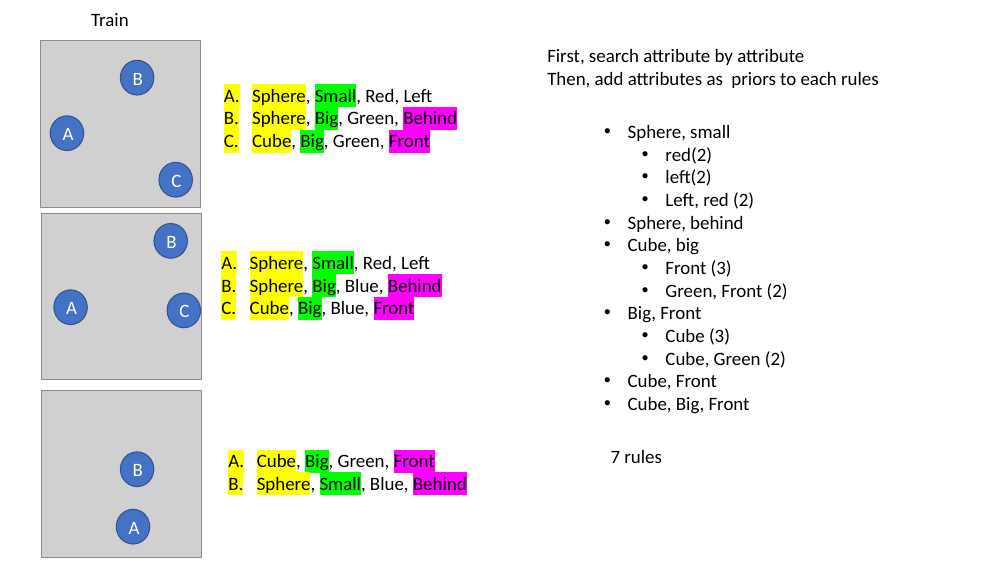
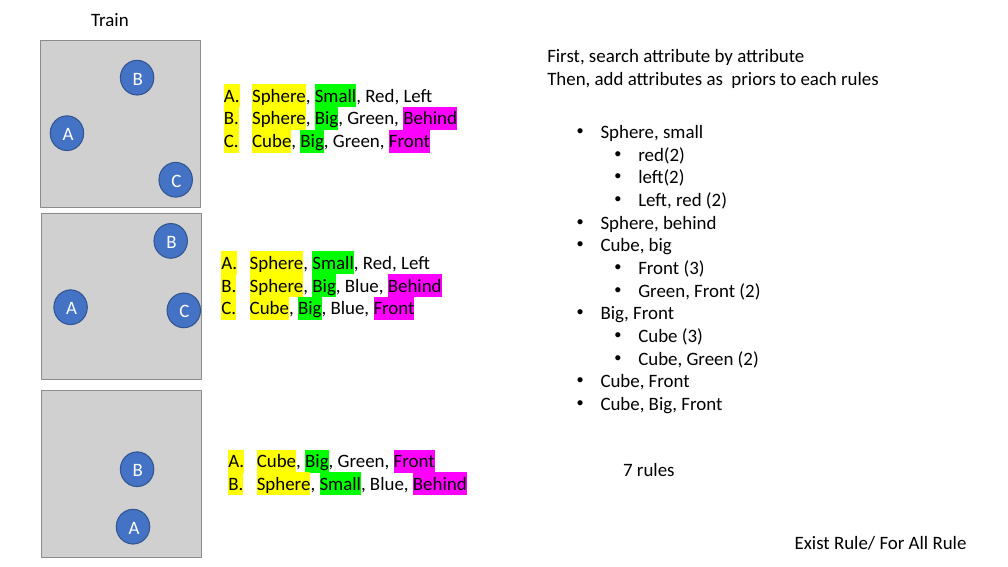
Before and after one commit to akweury/nsai_note, a slide deck: slide 16 of spatial_relation_vector.pptx (slide 17 before the commit). Drawn at 1008x567 pixels with LibreOffice and Linux fonts; fonts in the diff are those of the drawing; grey boxes stand for pictures. Boxes give left, top, right and bottom in pixels: in the first picture for what was removed or moved away, otherwise in the second. Text is boxed around its words. In the diff, an @@ line names an element or a change of style, - is before the commit and + after.

```diff
--- a/spatial_relation_vector.pptx
+++ b/spatial_relation_vector.pptx
@@ text "Sphere, small": place and size @@
-text "Sphere, small" at bbox=[628, 125, 788, 414]
+text "Sphere, small" at bbox=[601, 125, 760, 414]
@@ text "7 rules": place and size @@
-text "7 rules" at bbox=[611, 450, 662, 463]
+text "7 rules" at bbox=[623, 463, 675, 476]
@@ text added at bbox=[795, 536, 967, 550], 18 pt, text #000000 @@
+Exist Rule/ For All Rule
```
Also in this commit, not shown: 1 other slide changed, 1 slide removed, 3 other files.
